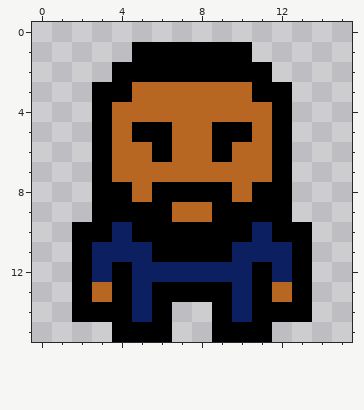
Two states of a pixel-art sprite, src/res/player/stay3.png. The first picture shows the starting point.
The file is 16x16 pixels.
The result:
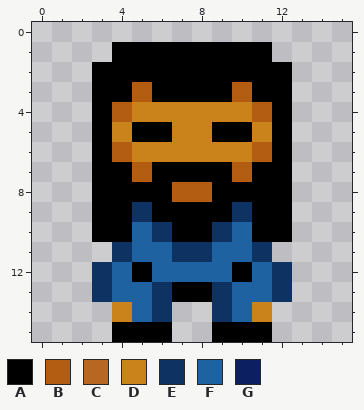
Palette (. is transparent): A #000000  B #b25d12  C #b76722  D #c9831a  E #0e3261  F #1f62a1  G #0c1f61
From old to new:
Changed rows in their new state; - is an unchanged pixel.
first column x 2:
 1 --A------A--
 2 -A--------A-
 3 ---BAAAAB---
 4 --BDDDDDDB--
 5 --D--DD--D--
 6 --BDDDDDDB--
 7 --ABAAAABA--
 8 ---A-BB-A---
 9 ---E-AA-E---
10 .-AFE--EFA-.
11 ..EFFEEFFE..
12 .EFAFFFFAFE.
13 .EFFE--EFFE.
14 ..DFE--EFD..
Pixel boxes of the changes (left, top, right, bottom) in both pictures:
changed: (72, 42, 312, 322)
